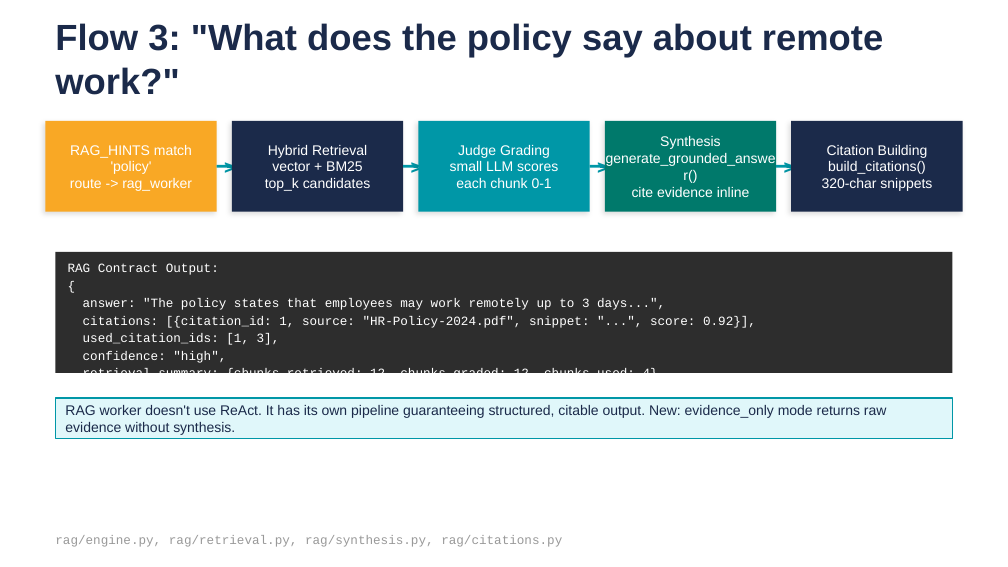
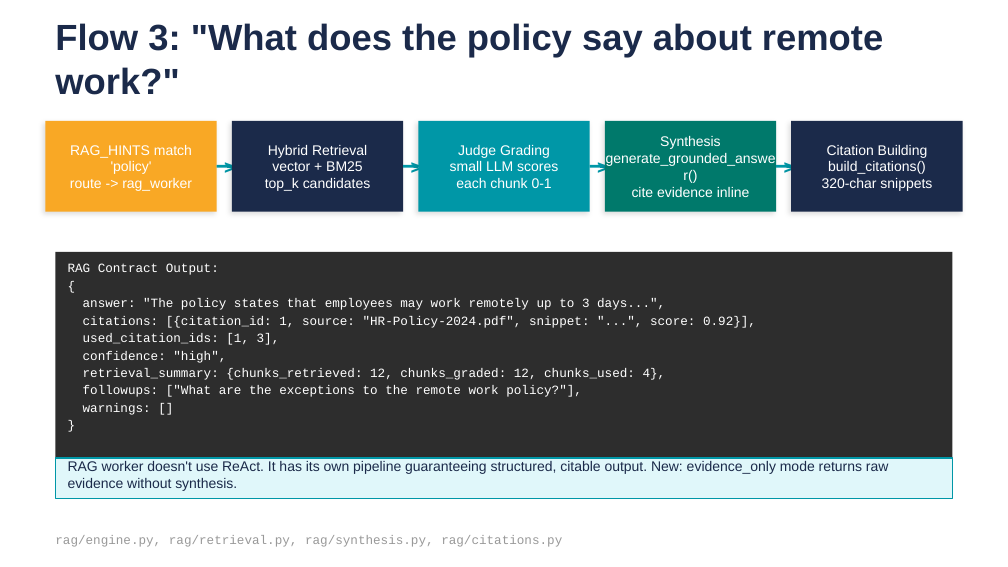
Before and after one commit to browntitan/Agent_Harness, a slide deck: slide 22 of powerpoint/agentic_chatbot_v3_leadership.pptx. Drawn at 1008x567 pixels with LibreOffice and Linux fonts; fonts in the diff are those of the drawing. Boxes give left, top, right and bottom in pixels: in the first picture for what was removed or moved away, otherwise in the second. Text is boxed around its words. In the diff, an @@ line names an element or a change of style, - is before the commit and + after.

```diff
--- a/powerpoint/agentic_chatbot_v3_leadership.pptx
+++ b/powerpoint/agentic_chatbot_v3_leadership.pptx
@@ rectangle: place and size @@
-rectangle at [55, 252, 953, 373]
+rectangle at [55, 252, 953, 461]
@@ rectangle: place and size @@
-rectangle at [55, 398, 953, 438]
+rectangle at [55, 458, 953, 498]
@@ text "RAG worker doesn't use ReAct. ...": place and size @@
-text "RAG worker doesn't use ReAct. ..." at [65, 405, 887, 435]
+text "RAG worker doesn't use ReAct. ..." at [68, 461, 889, 491]
```
Also in this commit, not shown: 9 other slides changed, 30 other files.
